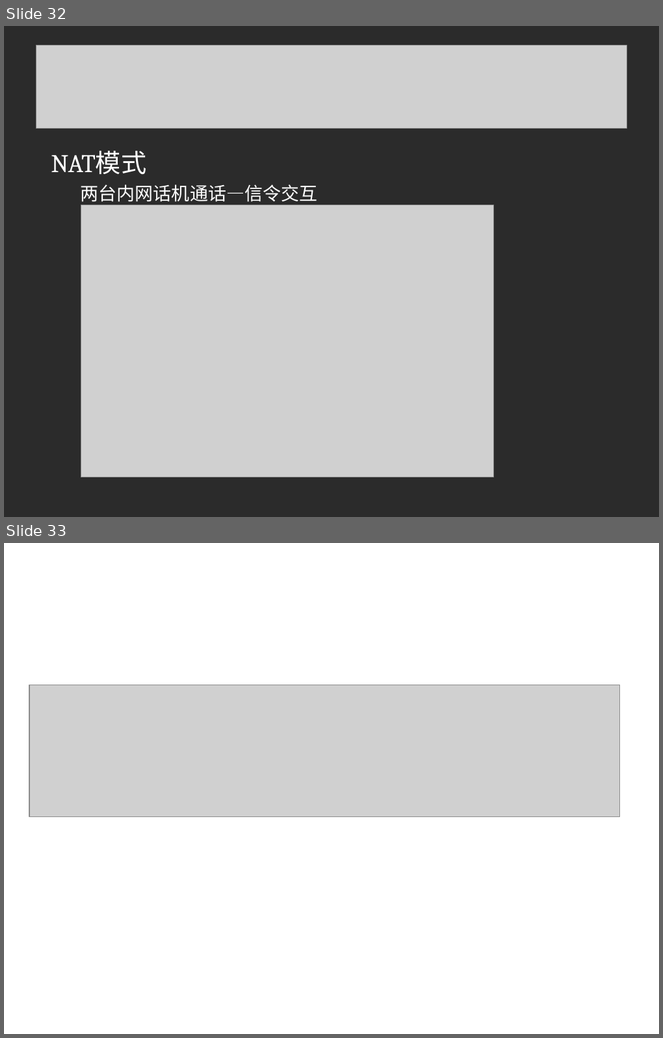
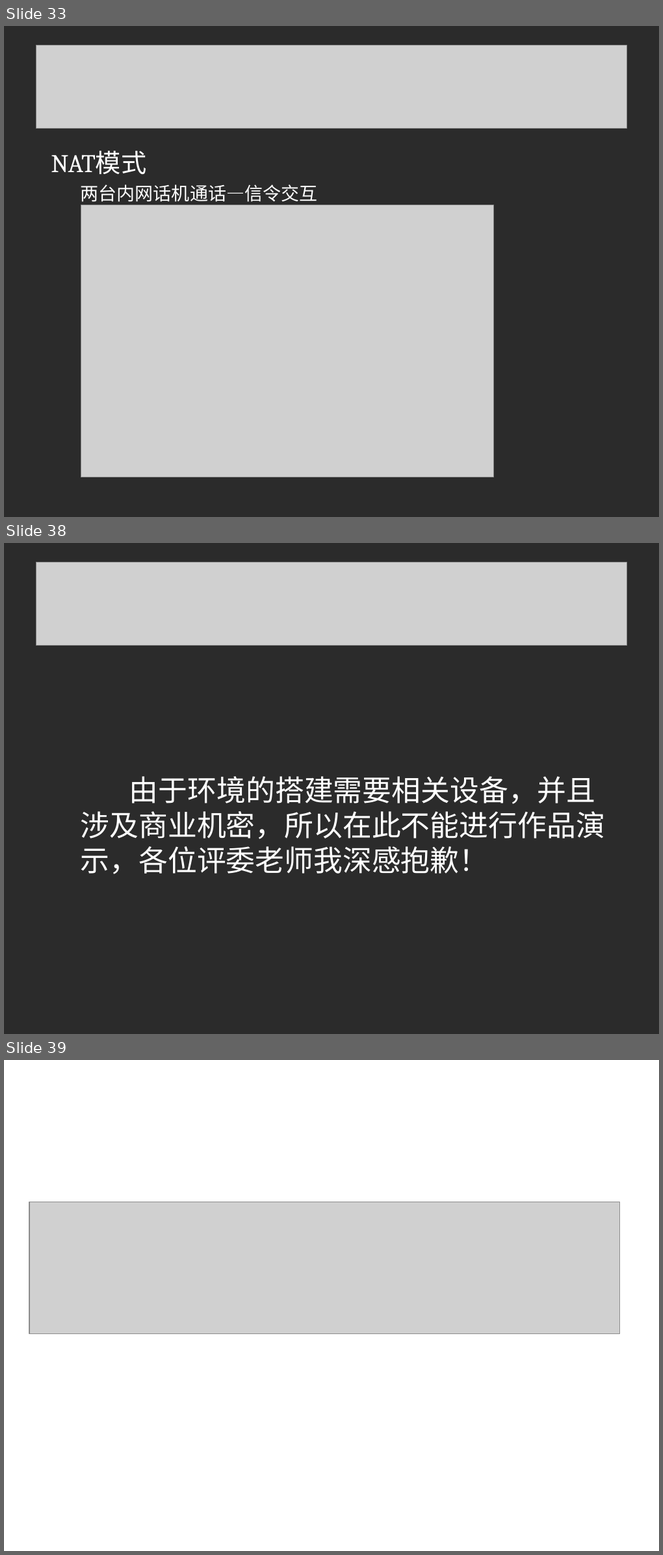
Before and after one commit to linuxsky/sip-alg, a slide deck: design-documents/SIP-ALG解决方案答辩.ppt. Shown one above the other, each under a label of ours: slides 32 and 33 before the commit, slides 33, 38 and 39 after it; the slides between them are not shown. The pictures are 663x1038 and 663x1555 pixels, drawn with LibreOffice and Linux fonts; fonts in the diff are those of the drawing; grey boxes stand for pictures; background and template pictures are left out; a plain dark background stands for a picture behind light text. Boxes give left, top, right and bottom in pixels: in the first picture for what was removed or moved away, otherwise in the second. Text is boxed around its words. In the diff, an @@ line names an element or a change of style, - is before the commit and + after.

```diff
--- a/design-documents/SIP-ALG解决方案答辩.ppt
+++ b/design-documents/SIP-ALG解决方案答辩.ppt
@@ slide 38 added at (x1=4, y1=543, x2=659, y2=1034), background picture (left out) @@
@@ picture added at (x1=36, y1=562, x2=627, y2=645) @@
@@ text added at (x1=81, y1=776, x2=605, y2=875), 32 pt, text #FFFFFF @@
+由于环境的搭建需要相关设备，并且涉及商业机密，所以在此不能进行作品演示，各位评委老师我深感抱歉！
@@ what was slide 32 is now slide 33 @@
@@ what was slide 33 is now slide 39 @@
```
Also in this commit, not shown: 5 slides changed, 5 other slides added, 1 slide removed.
